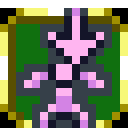
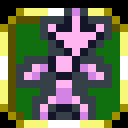
Comparing the layer stacks of the two 128 × 128 images. Changes:
painted on "Background" over [16, 16, 112, 128]
